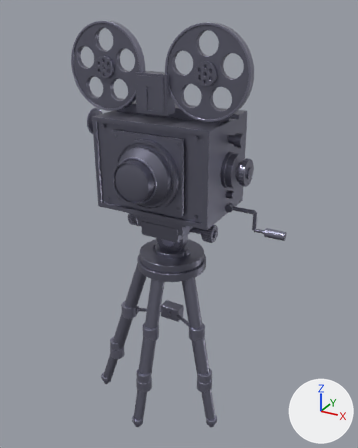
What one commit did to the glTF model tools/camera-match/.iter/model.glb.
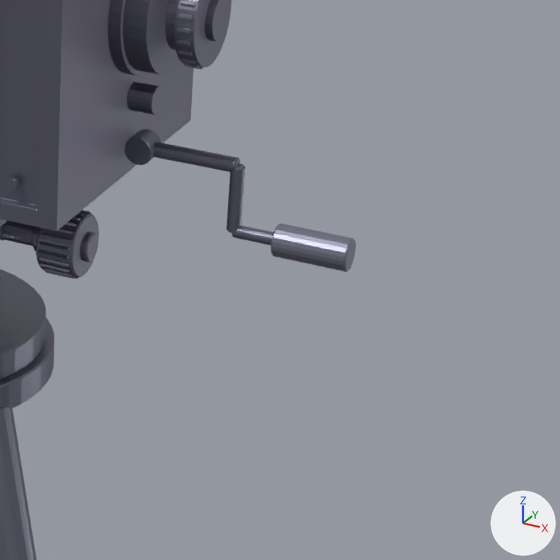
There are two pictures of each version: one whole from a 50 mm camera at (829.0, -1451.0, 499.0) aimed at (54.0, -42.0, -205.0), one close up on the part from 54% to 95% of the width and 38% to 71% of the height. Every picture has the same lights, and +X, +Y and +Z are marked at lower right. The last two pictures show the newer version. Where no turn or scale is listed for an object, it has been applied to the vertices. Vertices at exactly the same position are counted once.

Objects in the first close-up: 'camera_body', 'crank', 'head', 'tripod'.
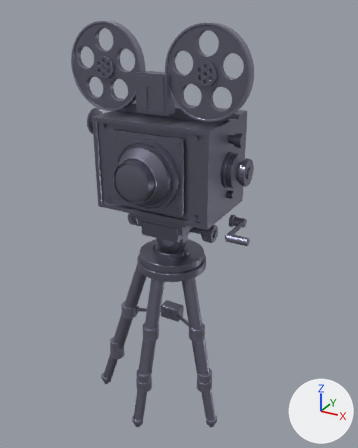
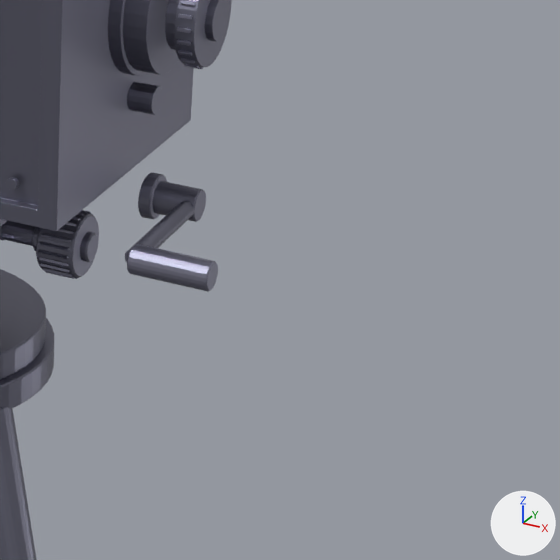
Pixel boxes [x1, y1, x2, y2] of what changed, in the close-ups (560 x 560 px; the box of a moved part takes in the faces that stretch with it):
'crank', reshaped (59% narrower, 16% shorter): before [125, 129, 356, 272]; after [125, 172, 218, 292]
part 1 of me_cylinder_096, moved or reshaped: before [125, 129, 161, 165]; after [152, 181, 206, 222]
part 2 of me_cylinder_096, moved or reshaped: before [226, 164, 245, 233]; after [125, 201, 194, 262]
part 3 of me_cylinder_096, moved or reshaped (not visible afterwards): before [232, 225, 274, 245]
part 4 of me_cylinder_096, moved or reshaped: before [271, 223, 356, 272]; after [127, 244, 218, 292]
part 5 of me_cylinder_096, moved or reshaped: before [153, 142, 240, 172]; after [138, 172, 167, 219]

The change, as a list of edits to the scene's bpy script:
```text
Change me_cylinder_096:
    used by ob_crank; location = (259.0, 0.0, -171.0)
    remove me_cylinder_096.from_pydata(...)  # 512 vertices, 1004 faces; spans x -46.0..167.0, y -15.0..15.0, z -32.0..59.0
    add me_cylinder_096.from_pydata(...)  # 512 vertices, 1004 faces; spans x -26.0..90.0, y -145.0..21.0, z -21.0..21.0
    me_cylinder_096 part 1: the loose piece of 128 vertices spanning x -46.0..-18.0, y -12.0..12.0, z 32.0..59.0 is multiplied about its middle by the matrix ((0.0, -2.225, 0.0), (0.0, 0.0, 1.116), (-1.116, 0.0, 0.0)), then moved by (32.0, 0.0, -46.0)
    me_cylinder_096 part 2: the loose piece of 96 vertices spanning x 52.0..66.0, y -7.0..7.0, z -17.0..46.0 is multiplied about its middle by the matrix ((1.252, 0.0, 0.0), (0.0, 0.0, 2.116), (0.0, -1.252, 0.0)), then moved by (-41.0, -66.0, -14.0)
    me_cylinder_096 part 3: the loose piece of 96 vertices spanning x 59.0..99.0, y -6.0..6.0, z -23.0..-11.0 is multiplied about its middle by the matrix ((0.0, 0.908, 0.0), (-2.184, 0.0, 0.0), (0.0, 0.0, 0.908)), then moved by (-61.0, -77.0, 17.0)
    me_cylinder_096 part 4: the loose piece of 96 vertices spanning x 99.0..167.0, y -15.0..15.0, z -32.0..-2.0 is scaled about its middle by (1.06, 0.861, 0.861), then moved by (-79.0, -132.0, 17.0)
    me_cylinder_096 part 5: 96 of 512 vertices moved; they spanned x -21.0..59.0, y -7.0..7.0, z 39.0..53.0 and now span x -26.0..-14.0, y -21.0..21.0, z -21.0..21.0; mean shift (-39.0, 0.0, -46.0); largest move (58.0, 7.0, 47.0) -> (-15.0, 5.0, -20.0)
```
